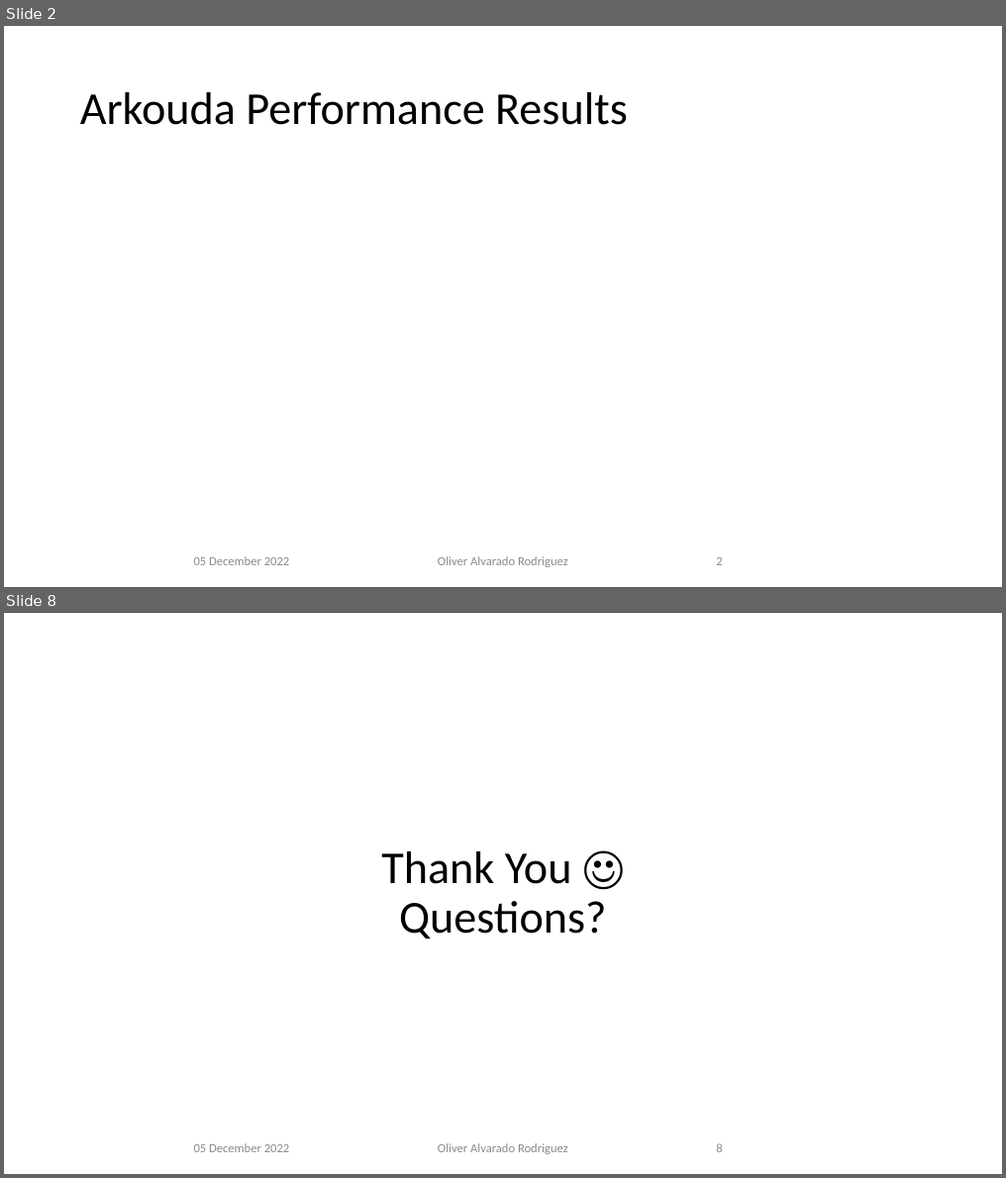
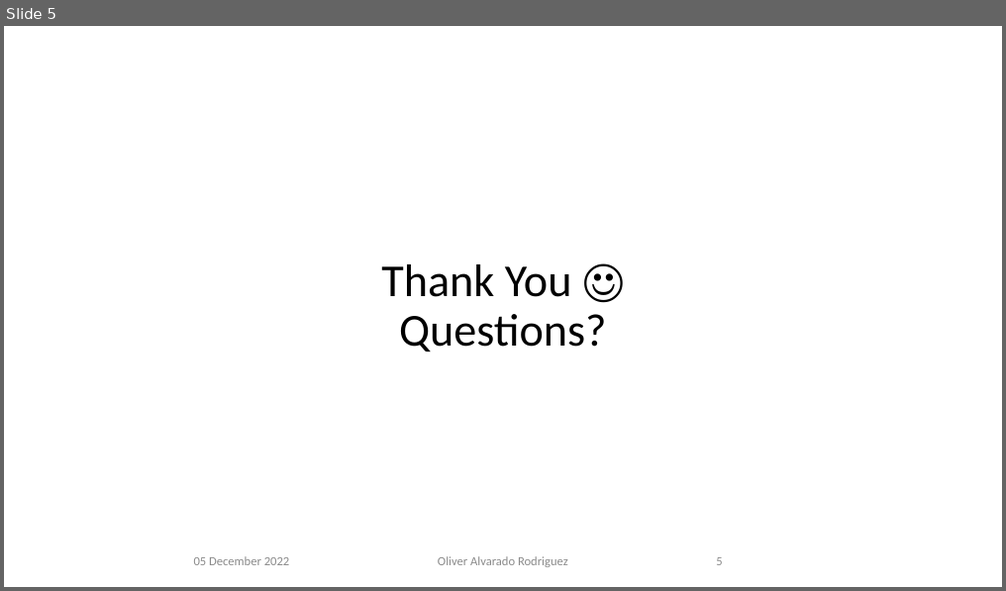
Before and after one commit to njit-hpc-initiative/tutorial-arkouda-njit, a slide deck: tutorial/conclusion.pptx. Shown one above the other, each under a label of ours: slides 2 and 8 before the commit, slide 5 after it; the slides between them are not shown. The pictures are 1006x1178 and 1006x591 pixels, drawn with LibreOffice and Linux fonts; fonts in the diff are those of the drawing; background and template pictures are left out. Boxes give left, top, right and bottom in pixels: in the first picture for what was removed or moved away, otherwise in the second. Text is boxed around its words. In the diff, an @@ line names an element or a change of style, - is before the commit and + after.

```diff
--- a/tutorial/conclusion.pptx
+++ b/tutorial/conclusion.pptx
@@ slide 2 removed at bbox=[4, 26, 1002, 587], background #FFFFFF @@
@@ title removed at bbox=[80, 92, 628, 125] @@
-Arkouda Performance Results
@@ text removed at bbox=[194, 557, 289, 566] @@
-05 December 2022
@@ text removed at bbox=[438, 557, 568, 568] @@
-Oliver Alvarado Rodriguez
@@ page number removed at bbox=[716, 558, 722, 566] @@
-2
@@ what was slide 8 is now slide 5 @@
@@ page number at bbox=[716, 558, 722, 566]: text changed @@
-8
+5
```
Also in this commit, not shown: 4 slides changed, 2 other slides removed, 1 other file.
